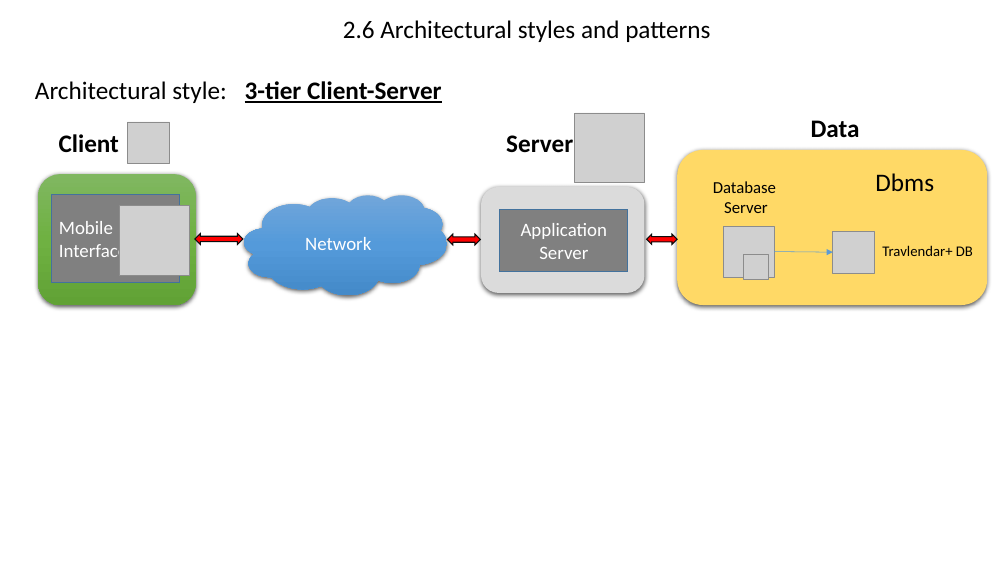
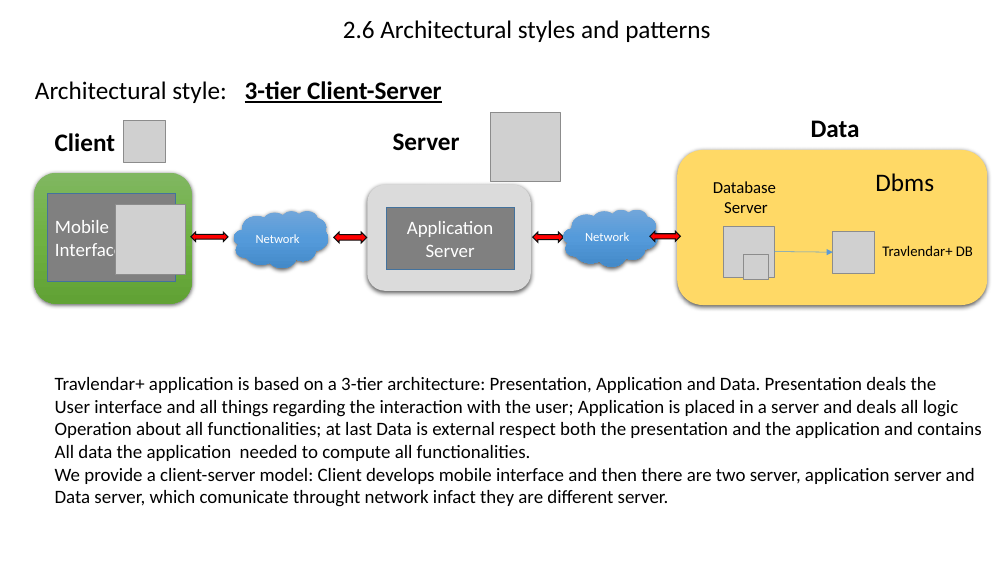
Before and after one commit to AndreaMazzeo289/RASD_DD_Travlendar, a slide deck: slide 3 of Design Documents/Architecture.pptx (slide 4 before the commit). Drawn at 1008x567 pixels with LibreOffice and Linux fonts; fonts in the diff are those of the drawing; grey boxes stand for pictures. Boxes give left, top, right and bottom in pixels: in the first picture for what was removed or moved away, otherwise in the second. Text is boxed around its words. In the diff, an @@ line names an element or a change of style, - is before the commit and + after.

Commit message:
style and pattern

```diff
--- a/Design Documents/Architecture.pptx
+++ b/Design Documents/Architecture.pptx
@@ picture moved from (x1=575, y1=113, x2=644, y2=182) to (x1=491, y1=112, x2=560, y2=181) @@
@@ 2 pictures, 1 rectangle, 1 text, 1 rounded rectangle moved together from (x1=39, y1=122, x2=196, y2=305) to (x1=34, y1=120, x2=191, y2=303) @@
@@ cloud added at (x1=563, y1=209, x2=658, y2=267), fill gradient #71A6DB to #559BDB to #448ACA, 12 pt, text #FFFFFF @@
+Network
@@ left right arrow resized from (x1=195, y1=234, x2=243, y2=244) to (x1=191, y1=232, x2=228, y2=241) @@
@@ cloud "Network" resized from (x1=244, y1=195, x2=447, y2=295) to (x1=234, y1=211, x2=328, y2=268) @@
@@ cloud "Network" at (x1=234, y1=211, x2=328, y2=268): size 18 to 12 pt @@
@@ 2 left right arrows, 1 text, 1 rectangle, 1 rounded rectangle moved together from (x1=448, y1=135, x2=678, y2=293) to (x1=334, y1=133, x2=564, y2=290) @@
@@ left right arrow added at (x1=650, y1=231, x2=681, y2=242), fill #FF0000, outline #0D0D0D 1 pt @@
@@ text added at (x1=55, y1=377, x2=981, y2=507), 18 pt, text #000000 @@
+Travlendar+ application is based on a 3-tier architecture: Presentation, Application and Data. Presentation deals the
+User interface and all things regarding the interaction with the user; Application is placed in a server and deals all logic
+Operation about all functionalities; at last Data is external respect both the presentation and the application and contains
+All data the application needed to compute all functionalities.
+We provide a client-server model: Client develops mobile interface and then there are two server, application server and
+Data server, which comunicate throught network infact they are different server.
```
Also in this commit, not shown: 2 other slides changed, 1 slide removed.
